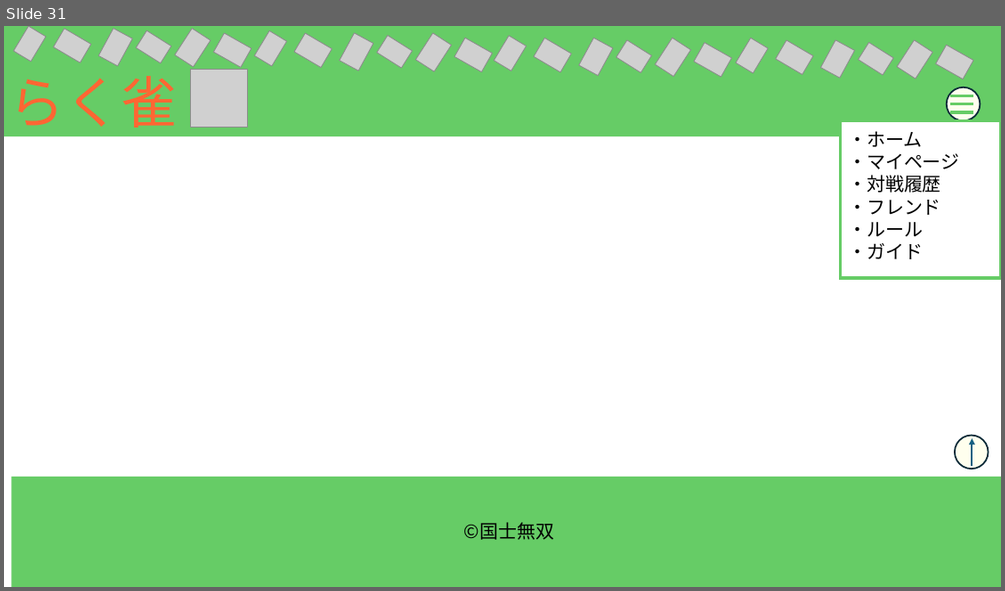
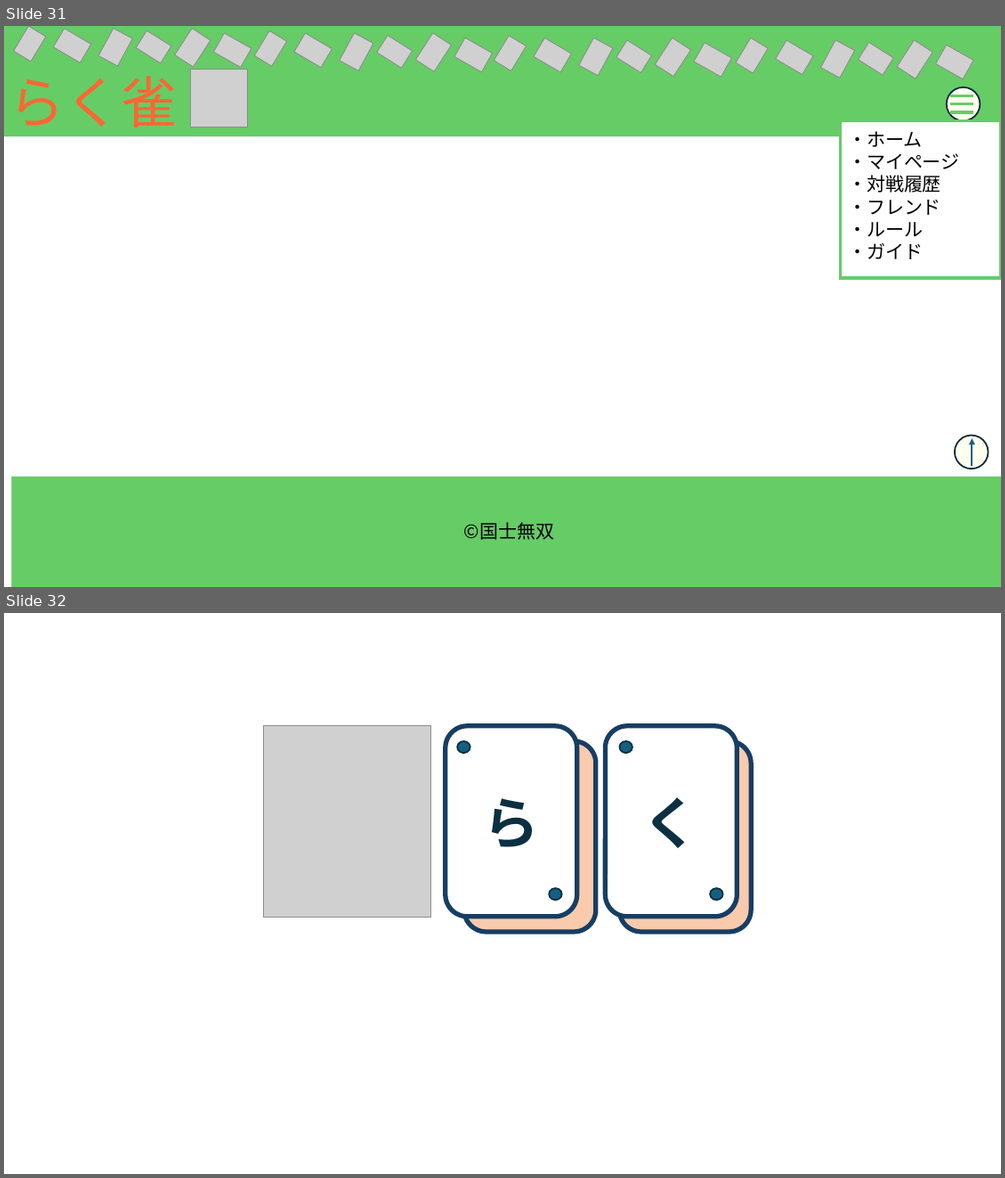
Before and after one commit to plusdojo2024/B5, a slide deck: doc/02_外部設計/外部設計_麻雀アプリ.pptx. Shown one above the other, each under a label of ours: slide 31 before the commit, slides 31 and 32 after it. The pictures are 1005x591 and 1005x1178 pixels, drawn with LibreOffice and Linux fonts; fonts in the diff are those of the drawing; grey boxes stand for pictures. Boxes give left, top, right and bottom in pixels: in the first picture for what was removed or moved away, otherwise in the second. Text is boxed around its words. In the diff, an @@ line names an element or a change of style, - is before the commit and + after.

```diff
--- a/doc/02_外部設計/外部設計_麻雀アプリ.pptx
+++ b/doc/02_外部設計/外部設計_麻雀アプリ.pptx
@@ slide 32 added at (x1=4, y1=613, x2=1001, y2=1174), background #FFFFFF @@
@@ picture added at (x1=264, y1=726, x2=430, y2=916) @@
@@ rounded rectangle added at (x1=445, y1=726, x2=577, y2=916), fill #FFFFFF, outline #163E64 4.5 pt, 54 pt, text #0B3041, bold @@
+ら
@@ ellipse added at (x1=457, y1=741, x2=469, y2=753), fill #156082, outline #0B3041 1.5 pt @@
@@ rounded rectangle added at (x1=464, y1=741, x2=596, y2=932), fill #FACAAC, outline #163E64 4.5 pt @@
@@ rounded rectangle added at (x1=606, y1=726, x2=736, y2=916), fill #FFFFFF, outline #163E64 4.5 pt, 54 pt, text #0B3041, bold @@
+く
@@ rounded rectangle added at (x1=619, y1=741, x2=751, y2=932), fill #FACAAC, outline #163E64 4.5 pt @@
@@ ellipse added at (x1=619, y1=741, x2=632, y2=753), fill #156082, outline #0B3041 1.5 pt @@
@@ ellipse added at (x1=550, y1=888, x2=562, y2=900), fill #156082, outline #0B3041 1.5 pt @@
@@ ellipse added at (x1=710, y1=888, x2=722, y2=900), fill #156082, outline #0B3041 1.5 pt @@
```
Also in this commit, not shown: 3 slides changed, 2 other files.
